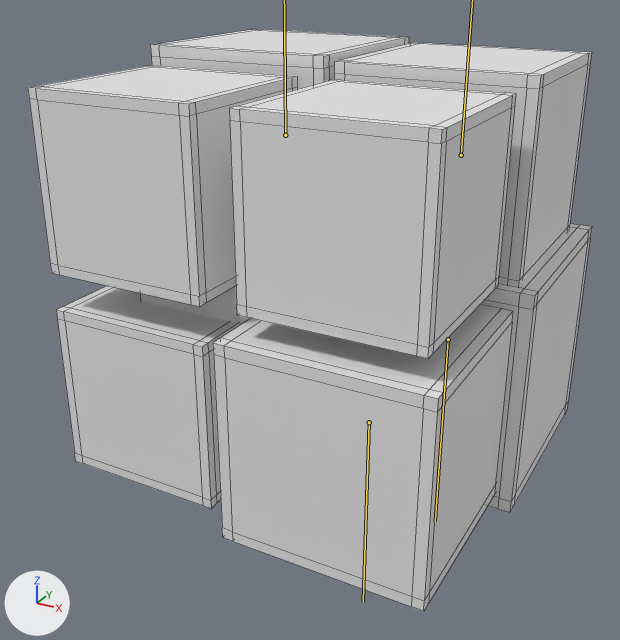
An edit to the FBX model Assets/Models/CubesAnimated/Octo_Cube.fbx, drawn before and after from the same camera.
Camera for both pictures: a camera (50 mm lens) standing at (1.031, -1.95, 0.802) and looking at (-0.01, -0.056, -0.145). Every picture has the same lights, and +X, +Y and +Z are marked at lower left. Both versions are drawn at frame 1 of the action 'Octo_Cube'; the numbers are the values there. The bones that change are drawn over the model as lines. Mesh edges are drawn as thin lines.

In view in the first picture: 'Octo_Cube'.
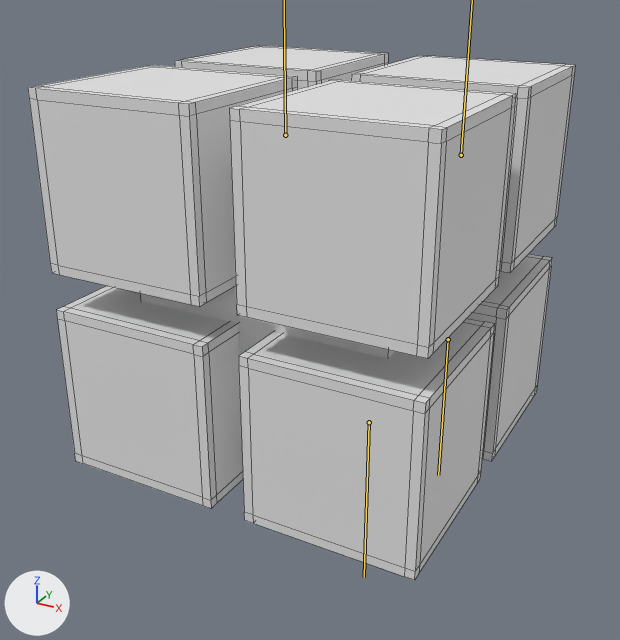
Patch to the scene script:
```diff
--- a/Assets/Models/CubesAnimated/Octo_Cube.fbx.py
+++ b/Assets/Models/CubesAnimated/Octo_Cube.fbx.py
@@ bone_bone_002 @@
 bone_bone_002 = bpy.data.objects['Armature.002'].pose.bones['Bone.002']  # child of 'Bone'
-bone_bone_002.scale = (1.2, 1.2, 1.2)
+bone_bone_002.scale = (1.0, 1.0, 1.0)
@@ bone_bone_004 @@
 bone_bone_004 = bpy.data.objects['Armature.002'].pose.bones['Bone.004']  # child of 'Bone'
-bone_bone_004.scale = (1.14, 1.14, 1.14)
+bone_bone_004.scale = (1.0, 1.0, 1.0)
@@ bone_bone_005 @@
 bone_bone_005 = bpy.data.objects['Armature.002'].pose.bones['Bone.005']  # child of 'Bone'
-bone_bone_005.scale = (1.18, 1.18, 1.18)
+bone_bone_005.scale = (1.0, 1.0, 1.0)
@@ bone_bone_006 @@
 bone_bone_006 = bpy.data.objects['Armature.002'].pose.bones['Bone.006']  # child of 'Bone'
-bone_bone_006.scale = (1.38, 1.38, 1.38)
+bone_bone_006.scale = (1.0, 1.0, 1.0)
```

Location of each change, (x1, y1, x2, y2) in pixels of the pictures (620 x 640 px):
'Octo_Cube', posed (8% shorter): before (28, 29, 592, 611); after (28, 46, 575, 580)
bone 'Bone.005', root to tip: before (369, 422) to (363, 602); after (369, 422) to (364, 577)
bone 'Bone.006', root to tip: before (448, 339) to (435, 521); after (448, 339) to (438, 475)
